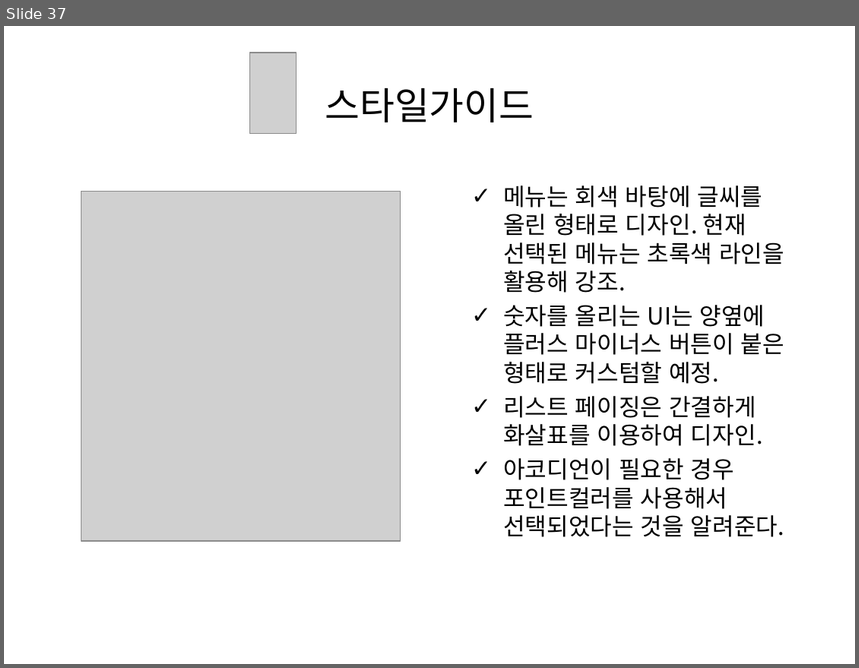
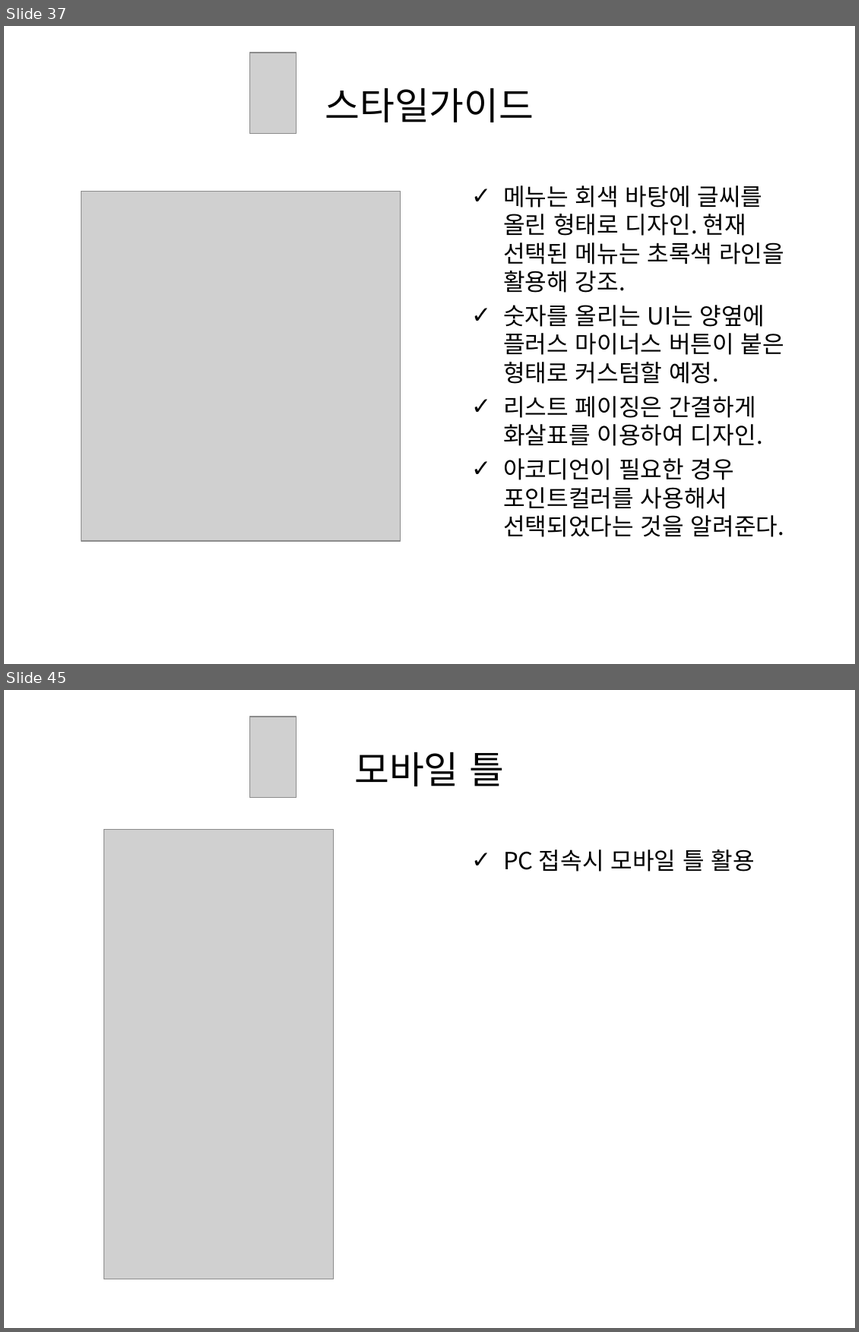
Before and after one commit to grapePrince/planthounse, a slide deck: presentation/최종발표.ppt. Shown one above the other, each under a label of ours: slide 37 before the commit, slides 37 and 45 after it; the slides between them are not shown. The pictures are 859x668 and 859x1332 pixels, drawn with LibreOffice and Linux fonts; fonts in the diff are those of the drawing; grey boxes stand for pictures. Boxes give left, top, right and bottom in pixels: in the first picture for what was removed or moved away, otherwise in the second. Text is boxed around its words. In the diff, an @@ line names an element or a change of style, - is before the commit and + after.

```diff
--- a/presentation/최종발표.ppt
+++ b/presentation/최종발표.ppt
@@ slide 45 added at bbox=[4, 690, 855, 1328], background #FFFFFF @@
@@ picture added at bbox=[250, 717, 296, 797] @@
@@ title added at bbox=[354, 752, 505, 787], 32 pt, text #000000 @@
+모바일 틀
@@ picture added at bbox=[104, 830, 333, 1279] @@
@@ text added at bbox=[503, 850, 755, 872], 20 pt, text #000000 @@
+✓ PC 접속시 모바일 틀 활용
```
Also in this commit, not shown: 2 slides changed, 8 other slides added, 1 slide removed, 1 other file.
